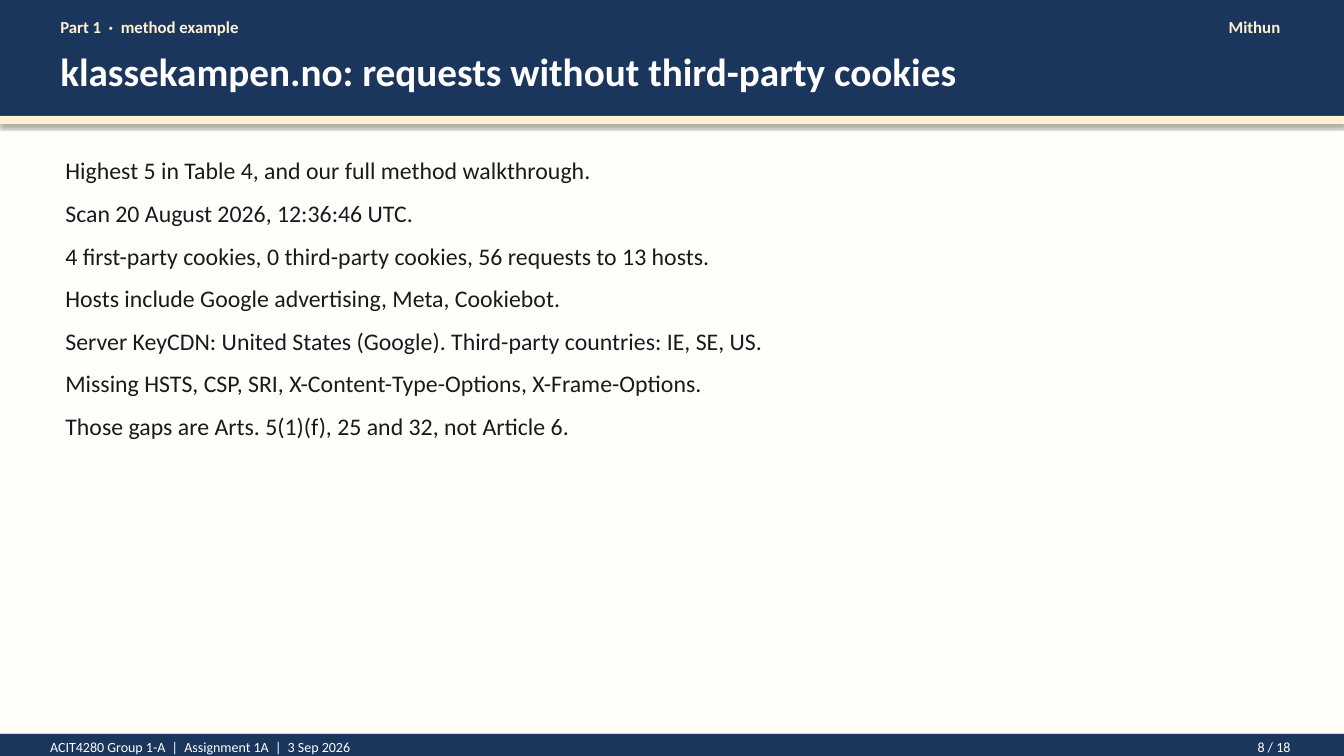
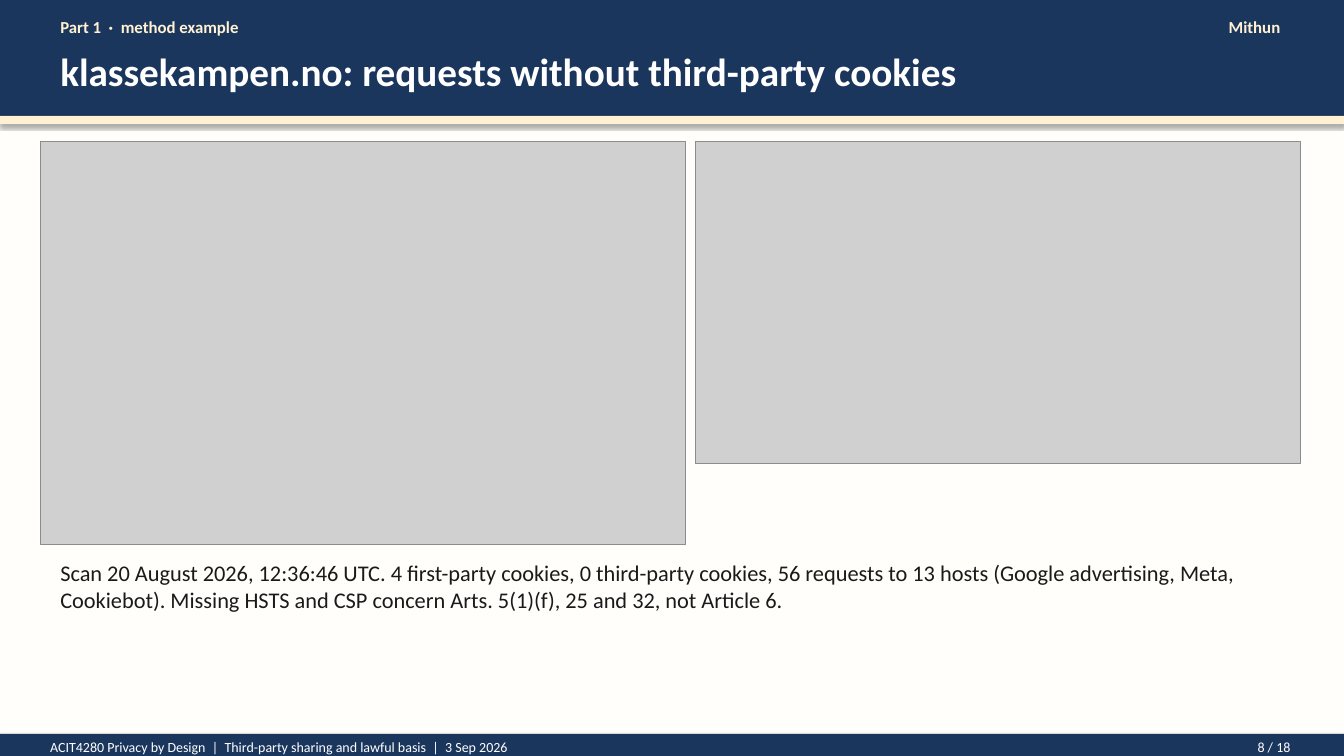
Before and after one commit to kasa031/Bacheloroppgave, a slide deck: slide 8 of ACIT4280_1A_presentation.pptx. Drawn at 1344x756 pixels with LibreOffice and Linux fonts; fonts in the diff are those of the drawing; grey boxes stand for pictures. Boxes give left, top, right and bottom in pixels: in the first picture for what was removed or moved away, otherwise in the second. Text is boxed around its words. In the diff, an @@ line names an element or a change of style, - is before the commit and + after.

```diff
--- a/ACIT4280_1A_presentation.pptx
+++ b/ACIT4280_1A_presentation.pptx
@@ picture added at (x1=40, y1=141, x2=686, y2=544) @@
@@ picture added at (x1=696, y1=141, x2=1301, y2=464) @@
@@ text at (x1=60, y1=565, x2=1234, y2=612): text changed; size 17 to 16 pt @@
-Highest 5 in Table 4, and our full method walkthrough.
-Scan 20 August 2026, 12:36:46 UTC.
-4 first-party cookies, 0 third-party cookies, 56 requests to 13 hosts.
-Hosts include Google advertising, Meta, Cookiebot.
-Server KeyCDN: United States (Google). Third-party countries: IE, SE, US.
-Missing HSTS, CSP, SRI, X-Content-Type-Options, X-Frame-Options.
-Those gaps are Arts. 5(1)(f), 25 and 32, not Article 6.
+Scan 20 August 2026, 12:36:46 UTC. 4 first-party cookies, 0 third-party cookies, 56 requests to 13 hosts (Google advertising, Meta, Cookiebot). Missing HSTS and CSP concern Arts. 5(1)(f), 25 and 32, not Article 6.
@@ text at (x1=50, y1=742, x2=507, y2=755): text changed @@
-ACIT4280 Group 1-A | Assignment 1A | 3 Sep 2026
+ACIT4280 Privacy by Design | Third-party sharing and lawful basis | 3 Sep 2026
```
Also in this commit, not shown: 17 other slides changed, 13 other files.
